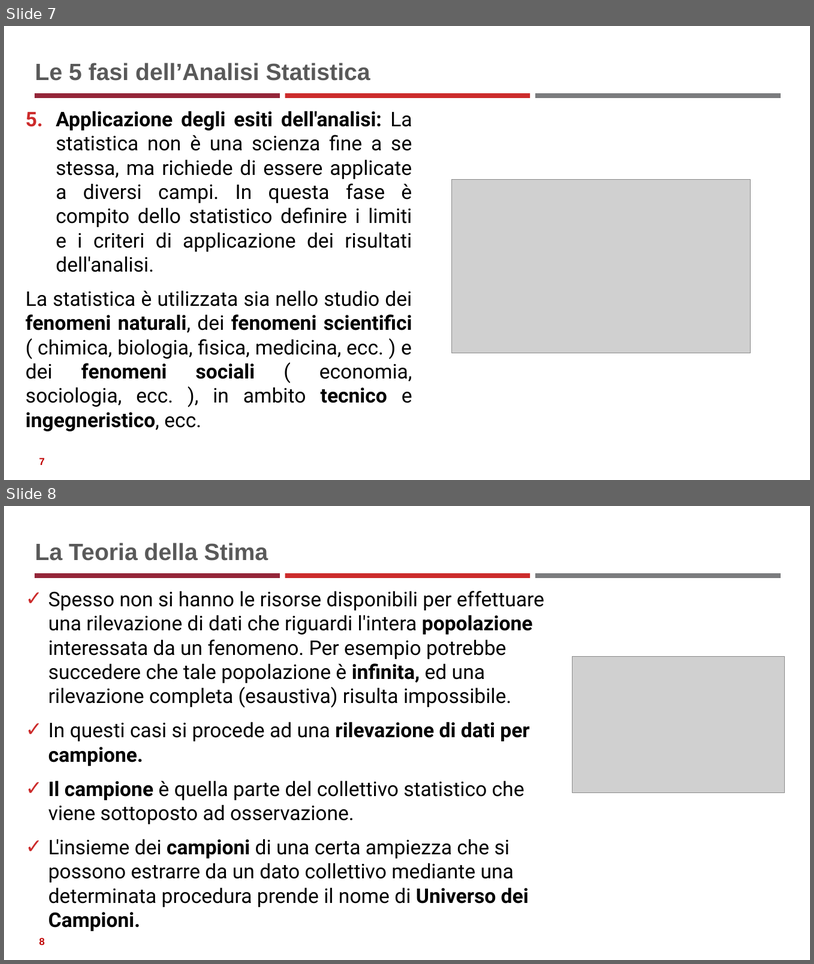
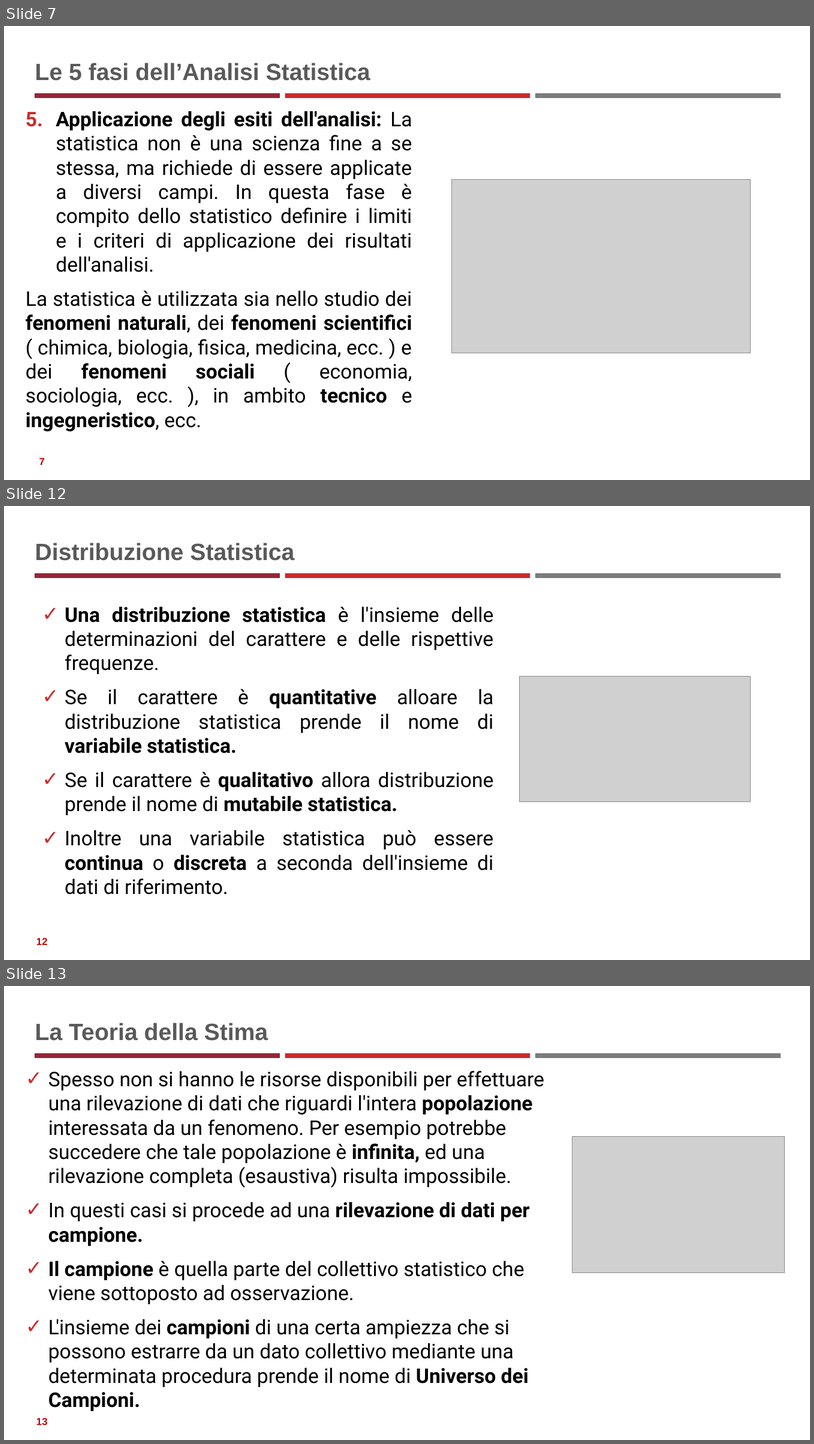
Before and after one commit to neural1977/data_science_interview_material, a slide deck: Statistics_ita.pptx. Shown one above the other, each under a label of ours: slides 7 and 8 before the commit, slides 7, 12 and 13 after it; the slides between them are not shown. The pictures are 814x964 and 814x1444 pixels, drawn with LibreOffice and Linux fonts; fonts in the diff are those of the drawing; grey boxes stand for pictures. Boxes give left, top, right and bottom in pixels: in the first picture for what was removed or moved away, otherwise in the second. Text is boxed around its words. In the diff, an @@ line names an element or a change of style, - is before the commit and + after.

```diff
--- a/Statistics_ita.pptx
+++ b/Statistics_ita.pptx
@@ slide 12 added at [4,506,810,960], background #FFFFFF; not listed: 3 template elements that a slide beside it also shows @@
@@ title added at [35,543,294,561], 28 pt, text #595959, bold @@
+Distribuzione Statistica
@@ text added at [65,606,494,894], 24 pt, text #000000 @@
+✓ Una distribuzione statistica è l'insieme delle determinazioni del carattere e delle rispettive frequenze.
+✓ Se il carattere è quantitative alloare la distribuzione statistica prende il nome di variabile statistica.
+✓ Se il carattere è qualitativo allora distribuzione prende il nome di mutabile statistica.
+✓ Inoltre una variabile statistica può essere continua o discreta a seconda dell'insieme di dati di riferimento.
@@ picture added at [520,676,750,801] @@
@@ page number added at [36,937,48,945], 12 pt, text #C00000, bold @@
+12
@@ what was slide 8 is now slide 13 @@
@@ page number at [36,1417,48,1425]: text changed @@
-8
+13
```
Also in this commit, not shown: 4 other slides added, 3 other files.
